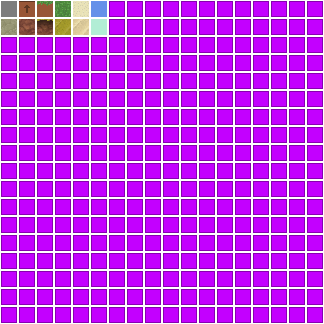
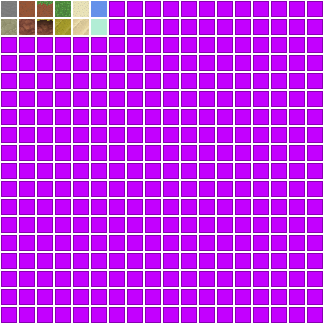
Comparing the layer stacks of the two 324px x 324px images. Changes:
painted on "Background" over (x1=1, y1=1, x2=53, y2=17)
